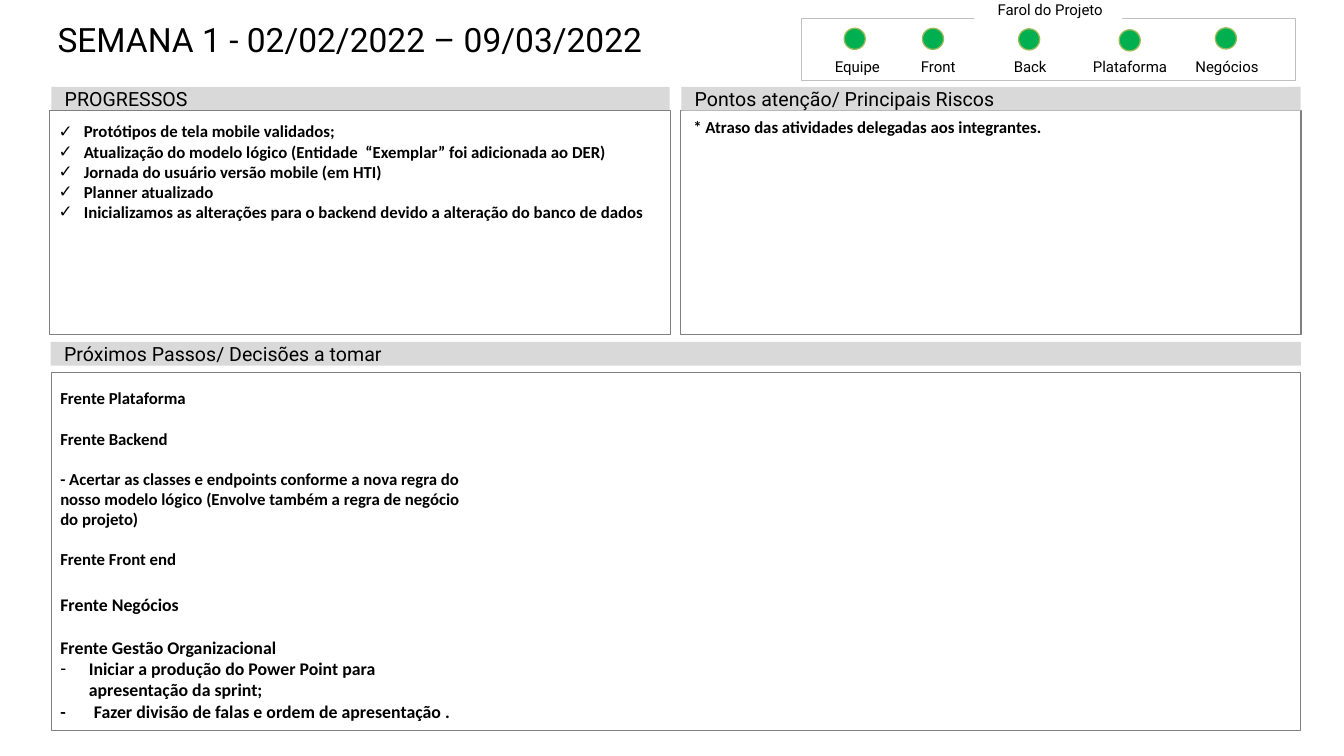
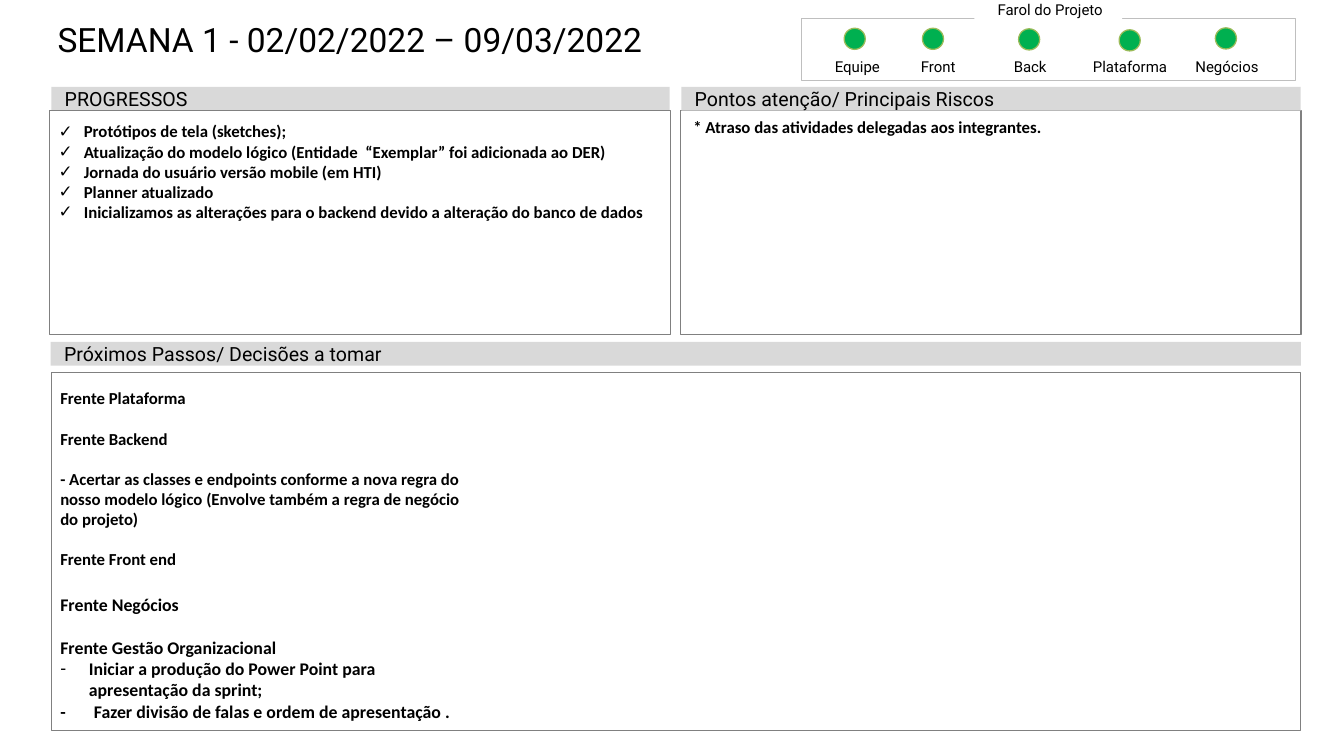
Before and after one commit to Luis-Silva80/grupo05-adsa, a slide deck: slide 2 of Documentação/Status Report/2022-1/Status Report 3.pptx. Drawn at 1344x756 pixels with LibreOffice and Linux fonts; fonts in the diff are those of the drawing. Boxes give left, top, right and bottom in pixels: in the first picture for what was removed or moved away, otherwise in the second. Text is boxed around its words. In the diff, an @@ line names an element or a change of style, - is before the commit and + after.

Commit message:
status report 03

```diff
--- a/Documentação/Status Report/2022-1/Status Report 3.pptx
+++ b/Documentação/Status Report/2022-1/Status Report 3.pptx
@@ text in rectangle at <box>84,125,286,140</box>: text changed @@
-✓ Protótipos de tela mobile validados;
+✓ Protótipos de tela (sketches);
```
